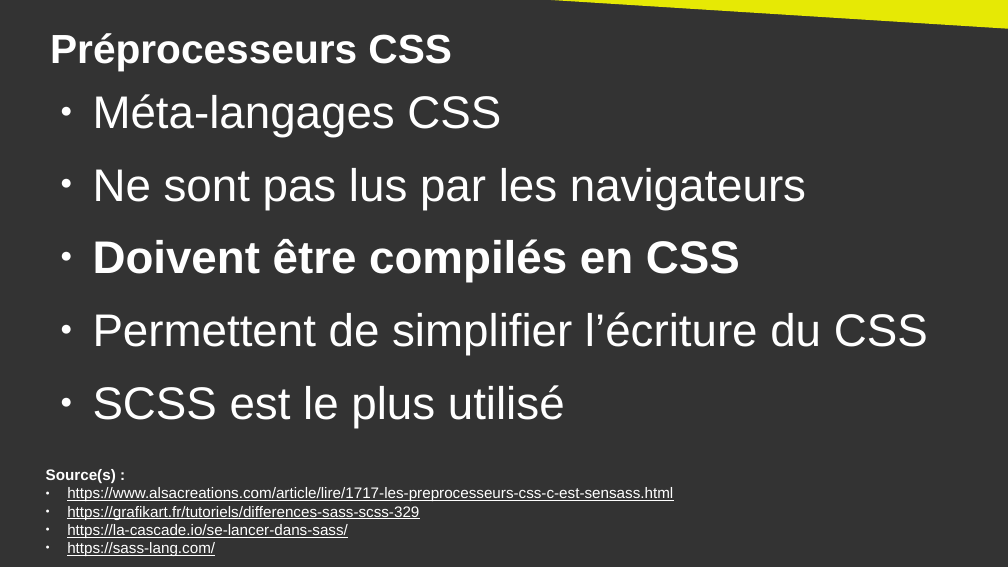
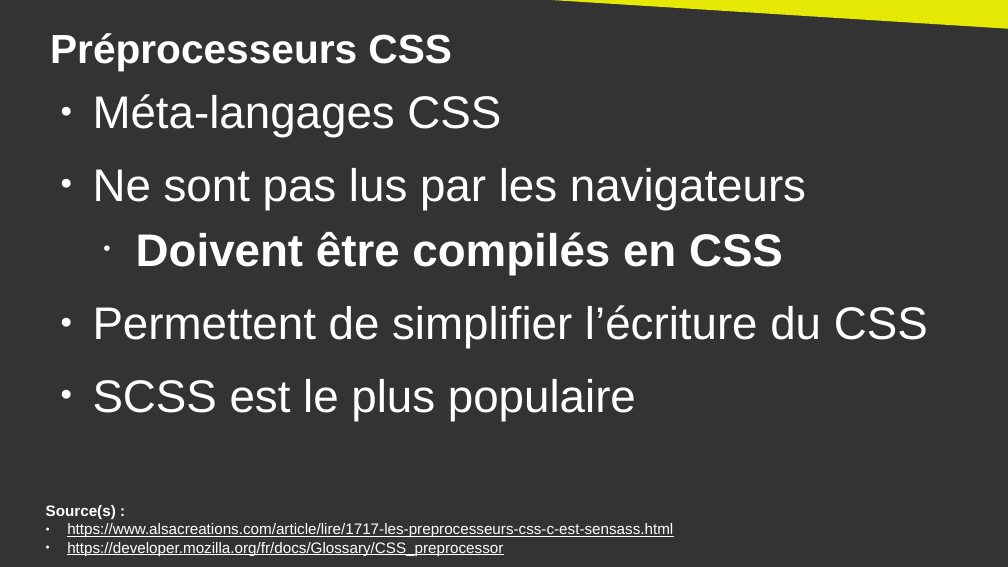
Before and after one commit to DanYellow/cours, a slide deck: slide 22 of developpement-front-s5/travaux-pratiques/numero-4/presentation.odp. Drawn at 1008x567 pixels with LibreOffice and Linux fonts; fonts in the diff are those of the drawing. Boxes give left, top, right and bottom in pixels: in the first picture for what was removed or moved away, otherwise in the second. Text is boxed around its words. In the diff, an @@ line names an element or a change of style, - is before the commit and + after.

```diff
--- a/developpement-front-s5/travaux-pratiques/numero-4/presentation.odp
+++ b/developpement-front-s5/travaux-pratiques/numero-4/presentation.odp
@@ text at <box>136,232,783,275</box>: bullet ● to •; list level 1 to 2 in "Doivent être compilés en CSS" @@
@@ text at <box>93,379,636,421</box>: text changed @@
-● SCSS est le plus utilisé
+● SCSS est le plus populaire
@@ text "Source(s) :": place and size @@
-text "Source(s) :" at <box>46,469,673,556</box>
+text "Source(s) :" at <box>46,505,673,556</box>
@@ text at <box>67,542,503,556</box>: text changed @@
-● https://grafikart.fr/tutoriels/differences-sass-scss-329
-● https://la-cascade.io/se-lancer-dans-sass/
-● https://sass-lang.com/
+● https://developer.mozilla.org/fr/docs/Glossary/CSS_preprocessor
```
Also in this commit, not shown: 5 other slides changed, 2 slides added, 1 other file.
